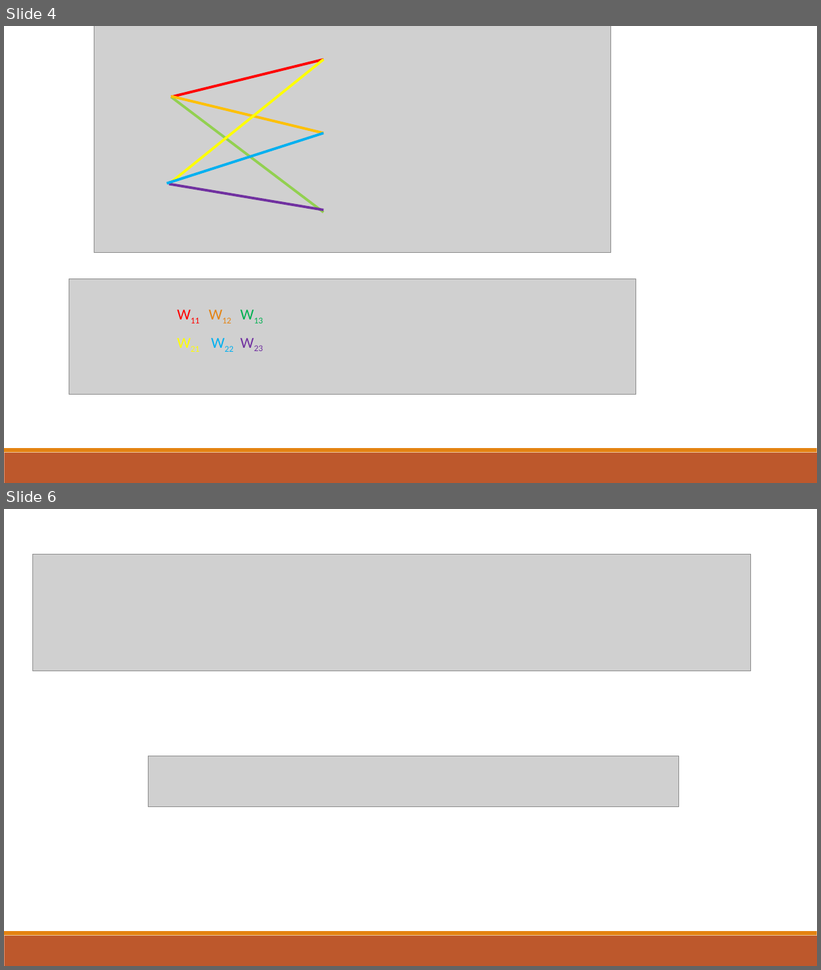
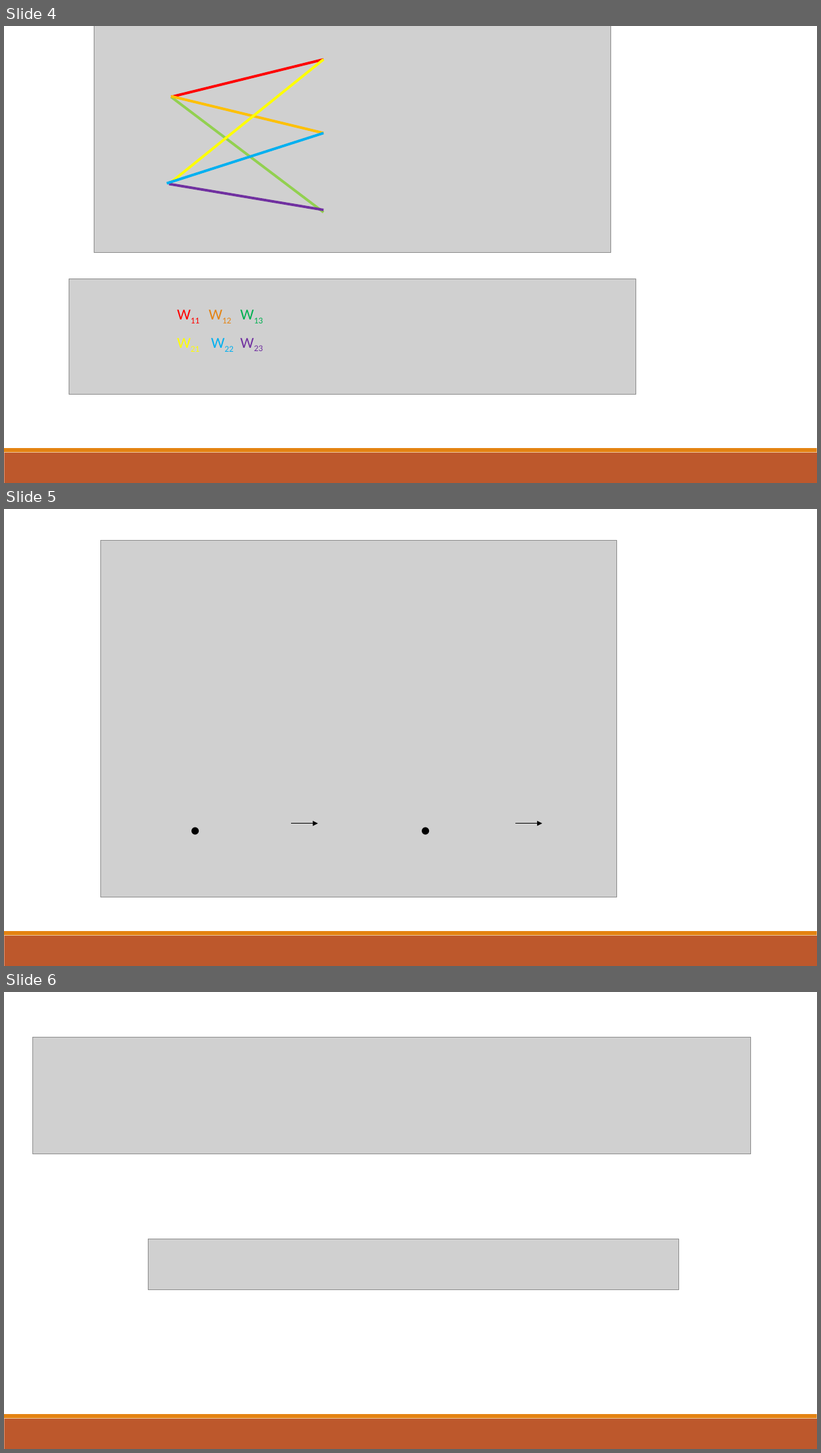
Before and after one commit to mhreid/Neural-Network-Learning, a slide deck: Neural Networks.pptx. Shown one above the other, each under a label of ours: slides 4 and 6 before the commit, slides 4, 5 and 6 after it; the slides between them are not shown. The pictures are 821x970 and 821x1453 pixels, drawn with LibreOffice and Linux fonts; fonts in the diff are those of the drawing; grey boxes stand for pictures. Boxes give left, top, right and bottom in pixels: in the first picture for what was removed or moved away, otherwise in the second. Text is boxed around its words. In the diff, an @@ line names an element or a change of style, - is before the commit and + after.

```diff
--- a/Neural Networks.pptx
+++ b/Neural Networks.pptx
@@ slide 5 added at (4, 509, 817, 966), background #FFFFFF; not listed: 2 template elements that a slide beside it also shows @@
@@ picture added at (100, 541, 617, 898) @@
@@ text added at (182, 770, 210, 851), 72 pt, text #000000 @@
+.
@@ text added at (412, 770, 440, 851), 72 pt, text #000000 @@
+.
@@ arrow added from (291, 824) to (318, 824), #000000 1.25 pt @@
@@ arrow added from (516, 824) to (543, 824), #000000 1.25 pt @@
```
Also in this commit, not shown: 3 slides changed, 4 other slides added, 3 slides removed, 1 other file.
